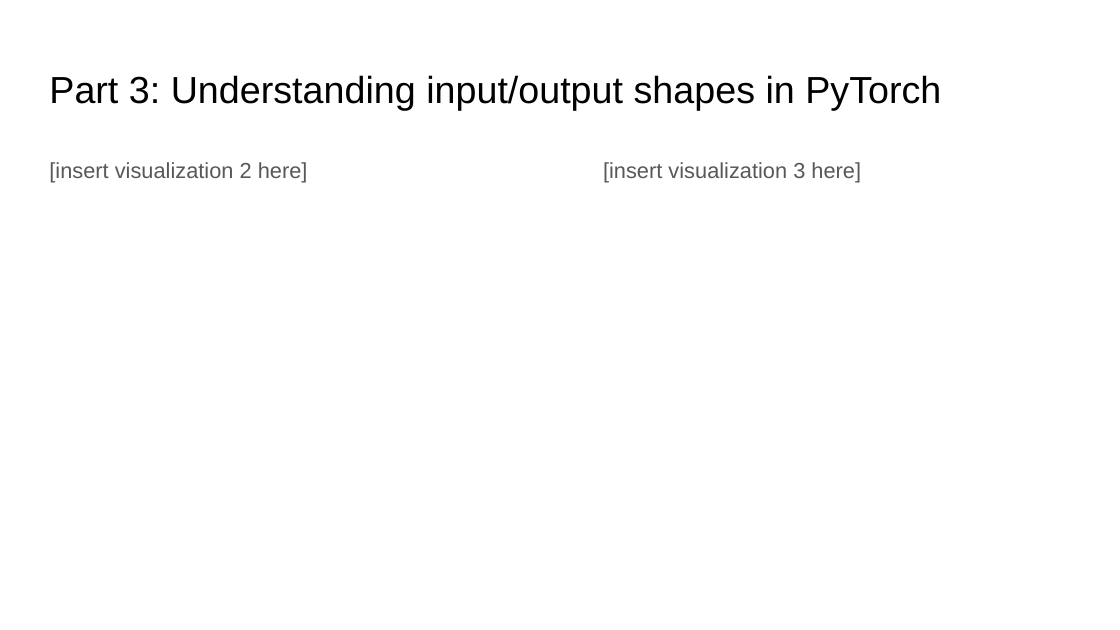
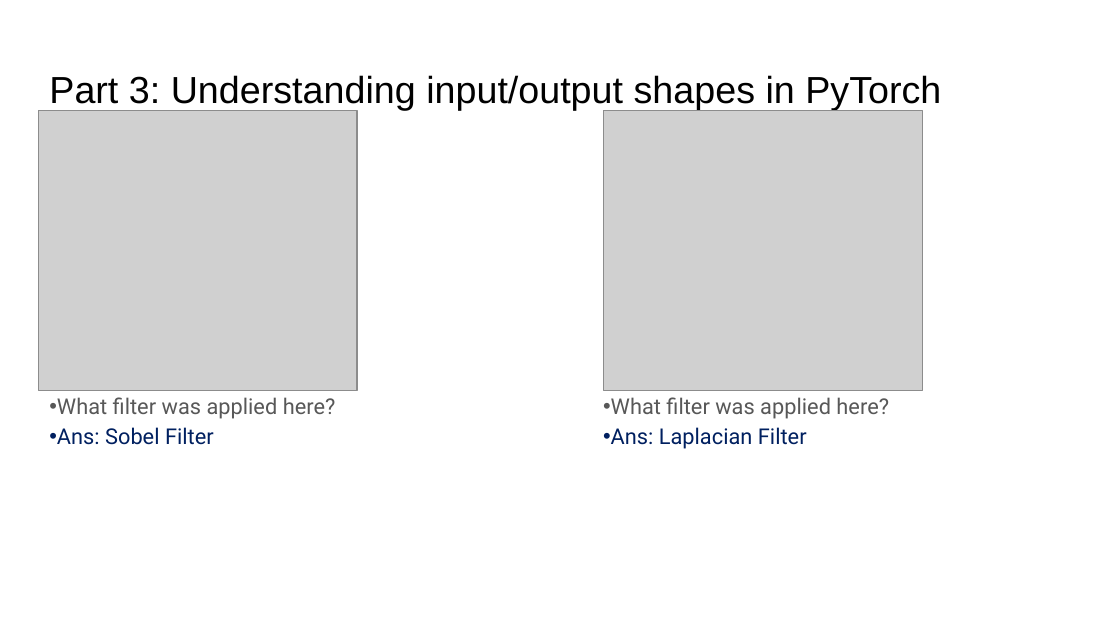
Before and after one commit to aashutoshav/Computer-Vision-Project-1, a slide deck: slide 14 of docs/report.pptx. Drawn at 1120x630 pixels with LibreOffice and Linux fonts; fonts in the diff are those of the drawing; grey boxes stand for pictures. Boxes give left, top, right and bottom in pixels: in the first picture for what was removed or moved away, otherwise in the second. Text is boxed around its words. In the diff, an @@ line names an element or a change of style, - is before the commit and + after.

```diff
--- a/docs/report.pptx
+++ b/docs/report.pptx
@@ picture added at (x1=38, y1=111, x2=357, y2=391) @@
@@ picture added at (x1=604, y1=111, x2=923, y2=391) @@
@@ text at (x1=57, y1=397, x2=336, y2=445): text changed; font Arial to Roboto @@
-[insert visualization 2 here]
+• What filter was applied here?
+• Ans: Sobel Filter
@@ text at (x1=611, y1=397, x2=889, y2=449): text changed; font Arial to Roboto @@
-[insert visualization 3 here]
+• What filter was applied here?
+• Ans: Laplacian Filter
```
Also in this commit, not shown: 17 other slides changed, 2 slides added, 2 slides removed, 22 other files.
